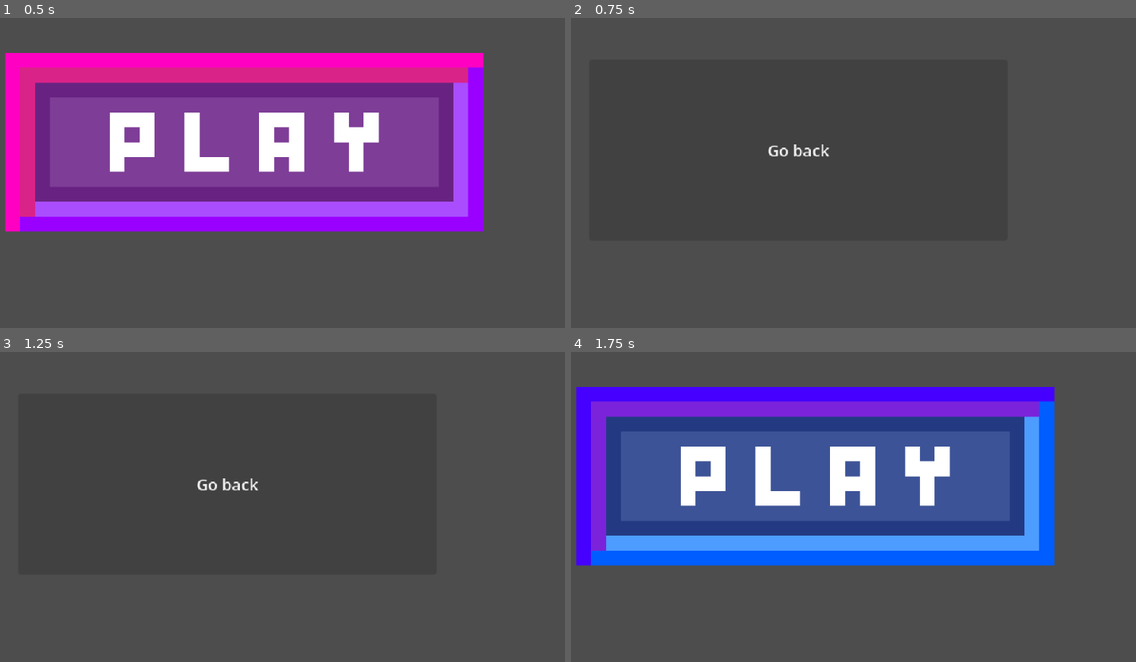
Above: before the commit, frames 1-4 (two rows, left to right).
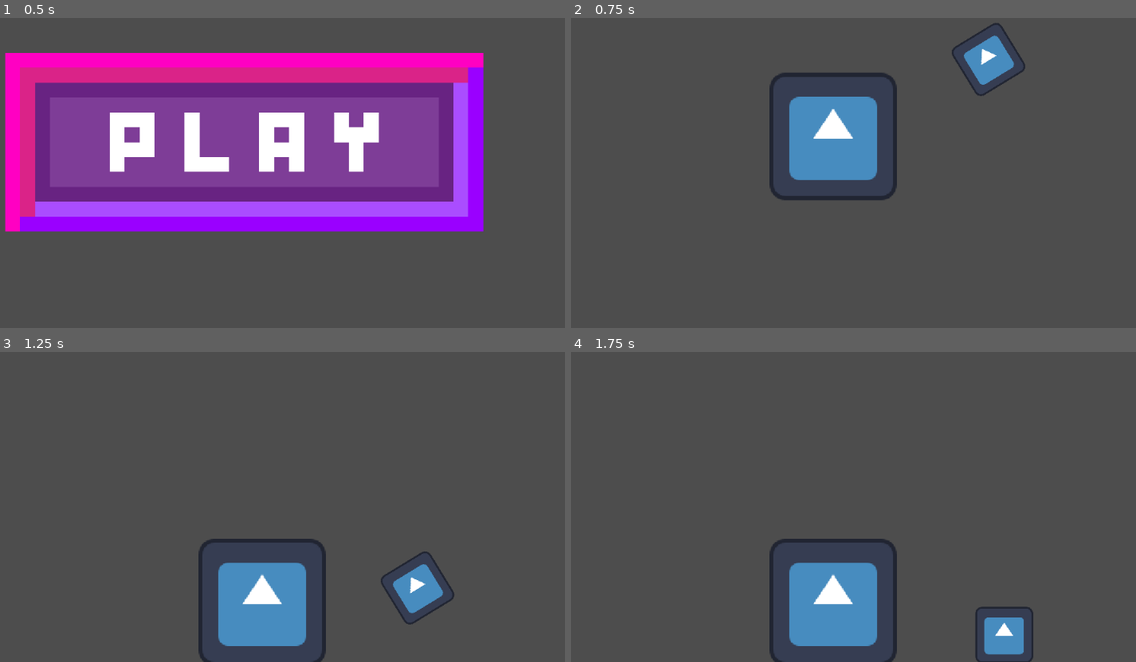
Above: after the commit, the same moments.

Repository: CyphingColt/game-1
Game: Godot game, scene res://scenes/main.tscn
The game is run twice, just before and just after one commit, with the same random seed, the same clock (stepped at 60 frames per second) and the same inputs. The engine's default icon, where the game draws it, is replaced by a stand-in: a white triangle on a blue panel in a dark square.
Inputs (mouse positions are in pixels of both pictures, inside the frame that each line leads up to):
- Up to frame 1 (0.5 s): no input
- Up to frame 2 (0.75 s): click (813, 142) at 0.5 s
- Up to frame 3 (1.25 s): no input
- Up to frame 4 (1.75 s): click (797, 485) at 1.25 s, where only the run before the commit has a clickable "Go back"

Frame 1 is identical in both runs. In frame 2, 6.4% of the frame differs, in the area x 34-81%, y 1-59%; in frame 3, 6.2%; in frame 4, 54%, in the area x 0-86%, y 11-100%.

Commit message:
Added a immovable box

Diff:
--- a/scenes/Level.tscn
+++ b/scenes/Level.tscn
@@ -1,15 +1,67 @@
 [gd_scene format=3 uid="uid://cp2sy6trawfia"]
 
-[ext_resource type="Script" uid="uid://dni8d6afyukxg" path="res://scripts/level.gd" id="1_uhqny"]
+[ext_resource type="Script" uid="uid://c1ik6cid67t5r" path="res://scripts/character.gd" id="1_k5jlv"]
+[ext_resource type="Texture2D" uid="uid://8xmditvhpa0k" path="res://icon.svg" id="1_uhqny"]
+
+[sub_resource type="GDScript" id="GDScript_uhqny"]
+script/source = "extends Node2D
+
+
+# Called when the node enters the scene tree for the first time.
+func _ready() -> void:
+	pass # Replace with function body.
+
+
+# Called every frame. 'delta' is the elapsed time since the previous frame.
+func _process(delta: float) -> void:
+	pass
+
+
+func _on_icon_button_up() -> void:
+	get_tree().change_scene_to_file(\"res://scenes/main.tscn\")
+"
+
+[sub_resource type="RectangleShape2D" id="RectangleShape2D_8ytk6"]
+size = Vector2(122, 122)
+
+[sub_resource type="RectangleShape2D" id="RectangleShape2D_uhqny"]
+size = Vector2(649, 55)
+
+[sub_resource type="RectangleShape2D" id="RectangleShape2D_e0hjl"]
+size = Vector2(59, 57)
 
 [node name="level2d" type="Node2D" unique_id=878711289]
-script = ExtResource("1_uhqny")
+script = SubResource("GDScript_uhqny")
 
-[node name="Icon" type="Button" parent="." unique_id=1455106643]
-offset_left = 91.0
-offset_top = 90.0
-offset_right = 511.20587
-offset_bottom = 272.0
-text = "Go back"
+[node name="Character" type="CharacterBody2D" parent="." unique_id=267315876]
+position = Vector2(-10, -5)
+script = ExtResource("1_k5jlv")
 
-[connection signal="button_up" from="Icon" to="." method="_on_icon_button_up"]
+[node name="Sprite2D" type="Sprite2D" parent="Character" unique_id=115572850]
+position = Vector2(346, 160)
+texture = ExtResource("1_uhqny")
+
+[node name="CollisionShape2D" type="CollisionShape2D" parent="Character" unique_id=1688999418]
+position = Vector2(346, 159)
+shape = SubResource("RectangleShape2D_8ytk6")
+
+[node name="Floor" type="StaticBody2D" parent="." unique_id=641919332]
+position = Vector2(337, 151)
+
+[node name="CollisionShape2D" type="CollisionShape2D" parent="Floor" unique_id=2021278697]
+position = Vector2(-9, 236.5)
+shape = SubResource("RectangleShape2D_uhqny")
+
+[node name="GodotBox" type="RigidBody2D" parent="." unique_id=1089447140]
+position = Vector2(23, 198)
+rotation = -0.54803336
+mass = 0.2
+
+[node name="Sprite2D" type="Sprite2D" parent="GodotBox" unique_id=1453944991]
+position = Vector2(463, 141.5)
+scale = Vector2(0.45312518, 0.44531247)
+texture = ExtResource("1_uhqny")
+
+[node name="CollisionShape2D" type="CollisionShape2D" parent="GodotBox" unique_id=139849574]
+position = Vector2(464.5, 140.5)
+shape = SubResource("RectangleShape2D_e0hjl")
--- /dev/null
+++ b/scripts/character.gd
@@ -0,0 +1,25 @@
+extends CharacterBody2D
+
+
+const SPEED = 300.0
+const JUMP_VELOCITY = -400.0
+
+
+func _physics_process(delta: float) -> void:
+	# Add the gravity.
+	if not is_on_floor():
+		velocity += get_gravity() * delta
+
+	# Handle jump.
+	if Input.is_action_just_pressed("ui_up") and is_on_floor():
+		velocity.y = JUMP_VELOCITY
+
+	# Get the input direction and handle the movement/deceleration.
+	# As good practice, you should replace UI actions with custom gameplay actions.
+	var direction := Input.get_axis("ui_left", "ui_right")
+	if direction:
+		velocity.x = direction * SPEED
+	else:
+		velocity.x = move_toward(velocity.x, 0, SPEED)
+
+	move_and_slide()
--- a/scripts/level.gd
+++ /dev/null
@@ -1,15 +0,0 @@
-extends Node2D
-
-
-# Called when the node enters the scene tree for the first time.
-func _ready() -> void:
-	pass # Replace with function body.
-
-
-# Called every frame. 'delta' is the elapsed time since the previous frame.
-func _process(delta: float) -> void:
-	pass
-
-
-func _on_icon_button_up() -> void:
-	get_tree().change_scene_to_file("res://scenes/main.tscn")
Not shown, added: scripts/character.gd.uid
Not shown, removed: scripts/level.gd.uid
